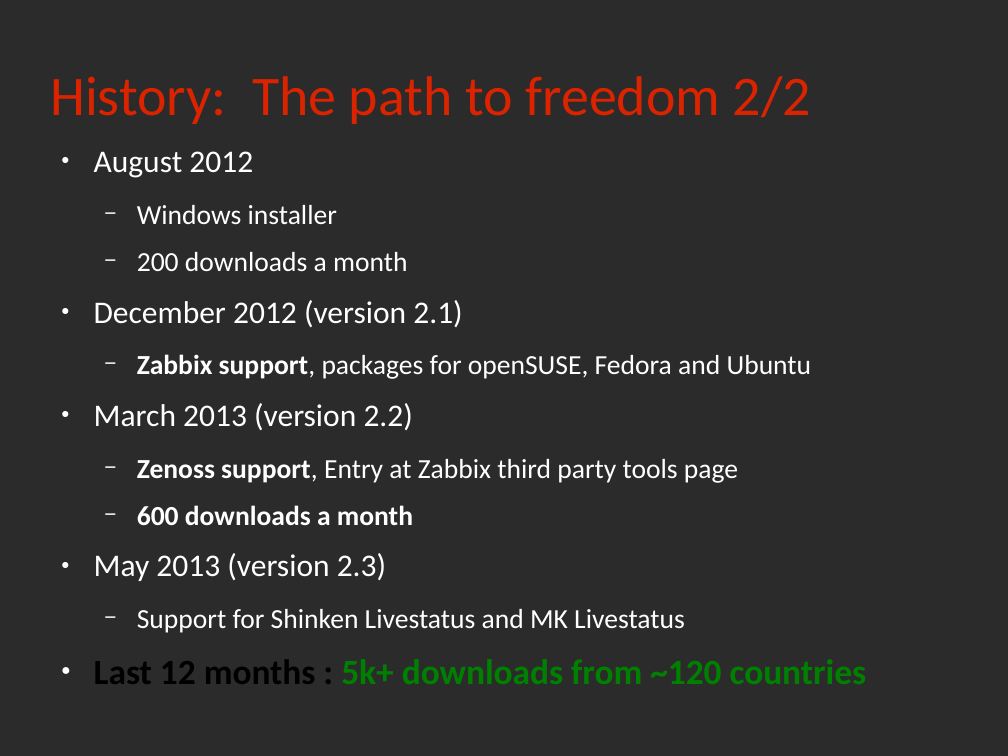
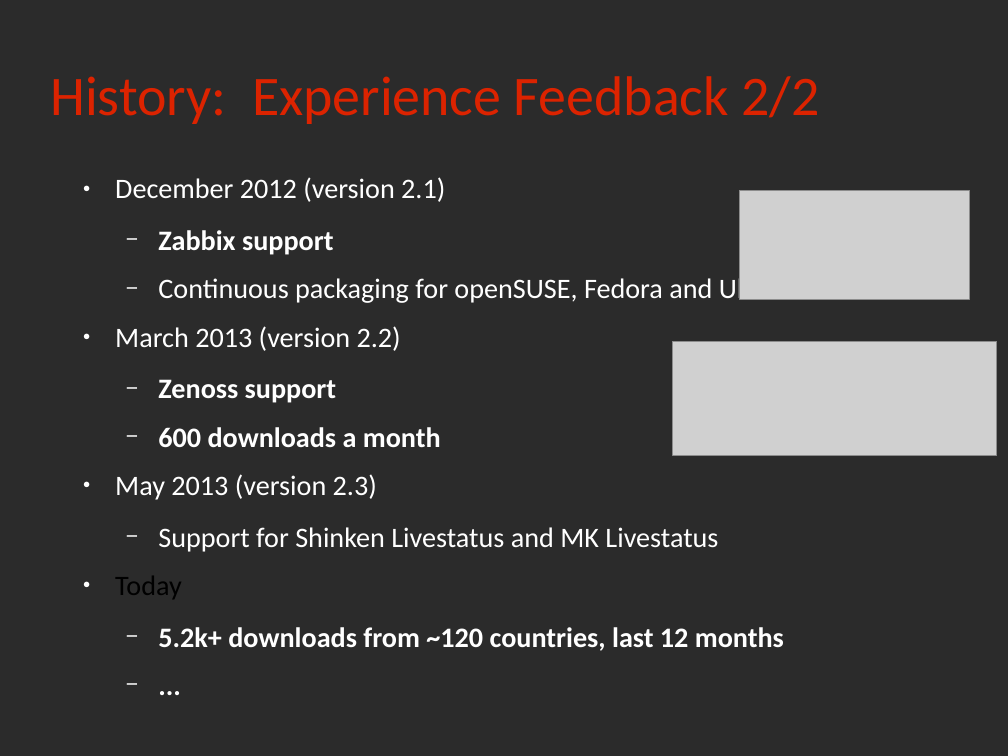
Before and after one commit to rchakode/realopinsight, a slide deck: slide 33 of doc/talks/rmll-2013.odp. Drawn at 1008x756 pixels with LibreOffice and Linux fonts; fonts in the diff are those of the drawing; grey boxes stand for pictures; background and template pictures are left out; a plain dark background stands for a picture behind light text. Boxes give left, top, right and bottom in pixels: in the first picture for what was removed or moved away, otherwise in the second. Text is boxed around its words. In the diff, an @@ line names an element or a change of style, - is before the commit and + after.

```diff
--- a/doc/talks/rmll-2013.odp
+++ b/doc/talks/rmll-2013.odp
@@ title at <box>50,76,819,124</box>: text changed @@
-History: The path to freedom 2/2
+History: Experience Feedback 2/2
@@ text "December 2012 (version 2.1)": place and size @@
-text "December 2012 (version 2.1)" at <box>94,151,738,684</box>
+text "December 2012 (version 2.1)" at <box>115,177,805,651</box>
@@ text at <box>94,151,408,271</box>: paragraphs removed @@
-● August 2012
-  − Windows installer
-  − 200 downloads a month
@@ text at <box>115,177,718,552</box>: size 24.8 to 22.2 pt in "December 2012 (version 2.1)", "March 2013 (version 2.2)", "May 2013 (version 2.3)"; size 21.7 to 22.2 pt in "600 downloads a month", "Support for Shinken Livestatus and MK Livestatus" @@
@@ picture added at <box>739,190,970,299</box> @@
@@ text at <box>158,230,805,305</box>: text changed; size 21.7 to 22.2 pt @@
-  − Zabbix support, packages for openSUSE, Fedora and Ubuntu
+  − Zabbix support
+  − Continuous packaging for openSUSE, Fedora and Ubuntu
@@ picture added at <box>673,341,997,456</box> @@
@@ text at <box>158,379,337,403</box>: text changed; size 21.7 to 22.2 pt; bold on @@
-  − Zenoss support, Entry at Zabbix third party tools page
+  − Zenoss support
@@ text at <box>115,576,784,651</box>: text changed; size 27.9 to 22.2 pt; text colour #008000 to #FFFFFF @@
-● Last 12 months : 5k+ downloads from ~120 countries
+● Today
+  − 5.2k+ downloads from ~120 countries, last 12 months
+  − ...
```
Also in this commit, not shown: 24 other slides changed, 6 slides added, 6 slides removed, 2 other files.
